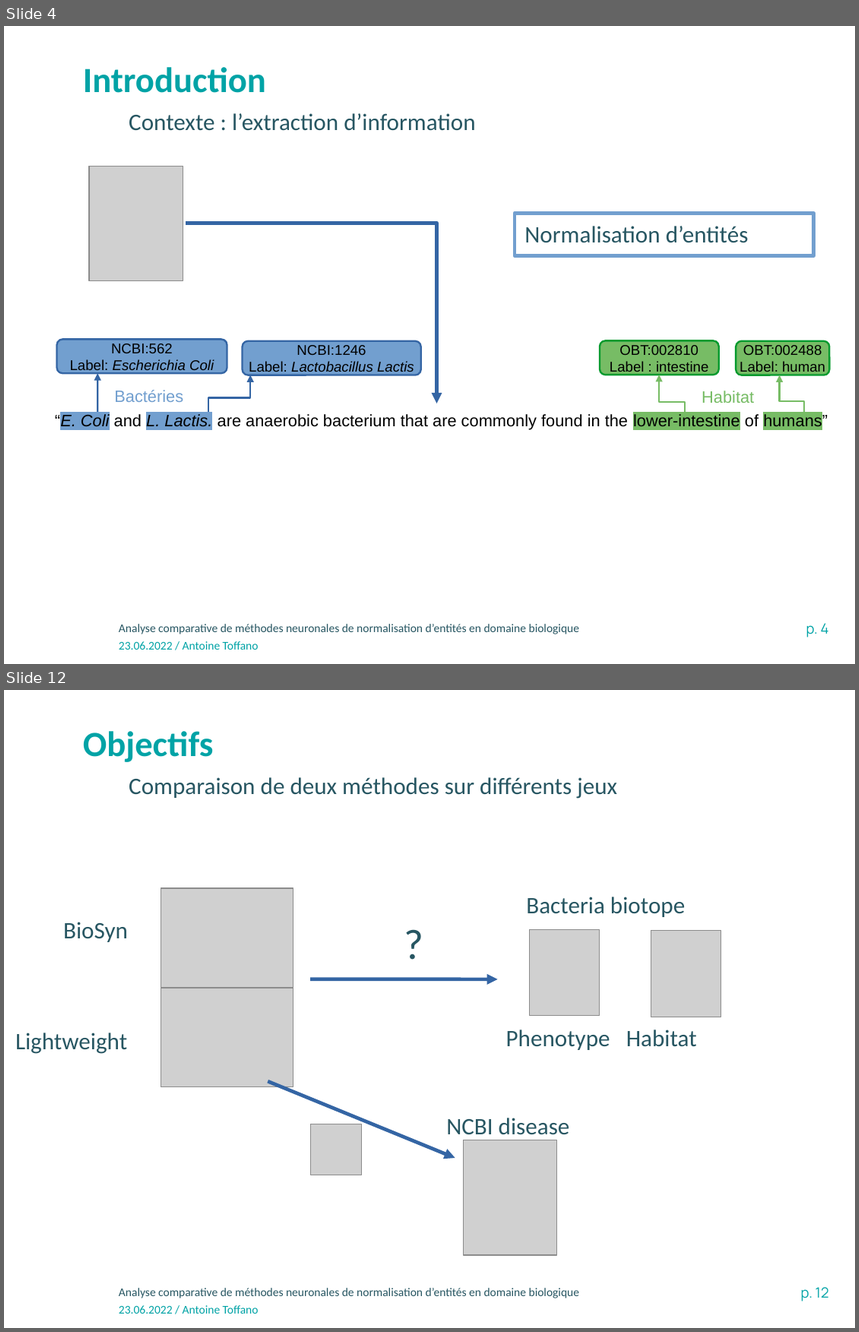
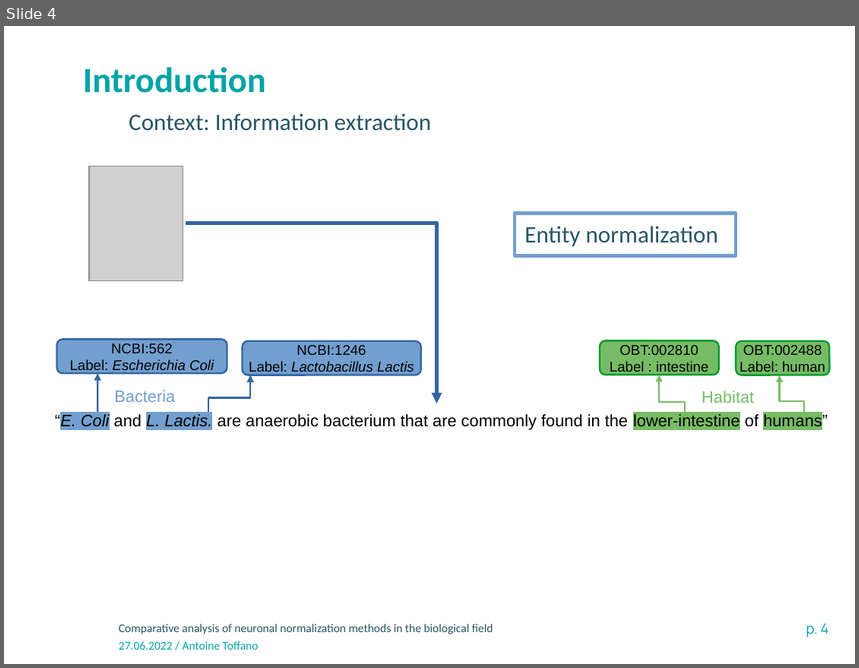
Before and after one commit to atoffano/entity-norm, a slide deck: Presentation-INRAE-format classique.odp. Shown one above the other, each under a label of ours: slides 4 and 12 before the commit, slide 4 after it; the slides between them are not shown. The pictures are 859x1332 and 859x668 pixels, drawn with LibreOffice and Linux fonts; fonts in the diff are those of the drawing; grey boxes stand for pictures; background and template pictures are left out. Boxes give left, top, right and bottom in pixels: in the first picture for what was removed or moved away, otherwise in the second. Text is boxed around its words. In the diff, an @@ line names an element or a change of style, - is before the commit and + after.

```diff
--- a/Presentation-INRAE-format classique.odp
+++ b/Presentation-INRAE-format classique.odp
@@ slide 12 removed at (4, 690, 855, 1328), background #FFFFFF; not listed: 3 template elements that a slide beside it also shows @@
@@ text removed at (83, 731, 214, 762) @@
-Objectifs
@@ text removed at (129, 777, 617, 799) @@
-Comparaison de deux méthodes sur différents jeux
@@ picture removed at (161, 888, 294, 988) @@
@@ text removed at (395, 913, 429, 973) @@
-?
@@ text removed at (526, 897, 685, 917) @@
-Bacteria biotope
@@ text removed at (63, 922, 128, 942) @@
-BioSyn
@@ picture removed at (529, 930, 599, 1016) @@
@@ picture removed at (651, 931, 721, 1017) @@
@@ arrow removed from (310, 980) to (498, 980) @@
@@ picture removed at (161, 988, 294, 1087) @@
@@ text removed at (506, 1030, 697, 1050) @@
-Phenotype Habitat
@@ text removed at (15, 1033, 127, 1054) @@
-Lightweight
@@ arrow removed from (268, 1081) to (455, 1158) @@
@@ text removed at (446, 1118, 570, 1141) @@
-NCBI disease
@@ picture removed at (310, 1124, 361, 1175) @@
@@ picture removed at (464, 1140, 557, 1255) @@
@@ slide 4 changed as well @@
@@ text at (129, 113, 431, 131): text changed @@
-Contexte : l’extraction d’information
+Context: Information extraction
@@ rectangle removed at (515, 213, 814, 256) @@
-Normalisation d’entités
@@ rectangle added at (515, 213, 736, 256), outline #729FCF 3 pt, 20 pt, text #275662 @@
+Entity normalization
@@ text at (114, 390, 175, 402): text changed @@
-Bactéries
+Bacteria
@@ text at (119, 624, 493, 635): text changed @@
-Analyse comparative de méthodes neuronales de normalisation d’entités en domaine biologique
+Comparative analysis of neuronal normalization methods in the biological field
@@ text at (119, 642, 259, 650): text changed @@
-23.06.2022 / Antoine Toffano
+27.06.2022 / Antoine Toffano
```
Also in this commit, not shown: 2 other slides changed, 14 slides added, 12 other slides removed, 2 other files.
